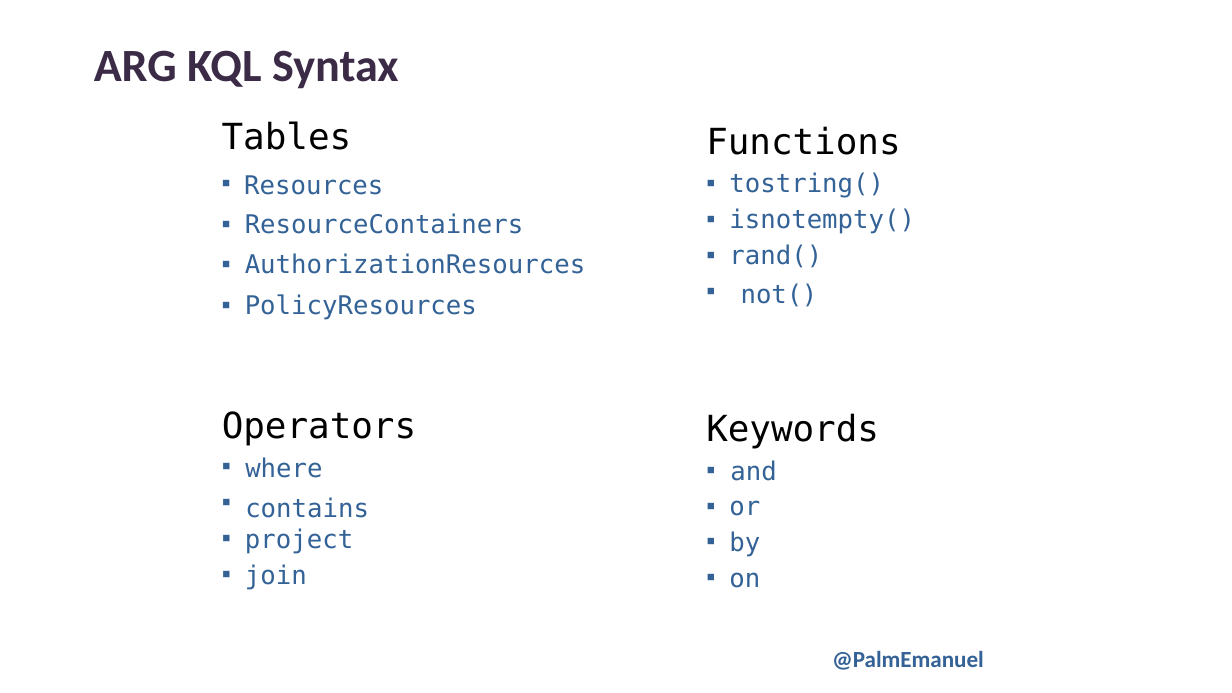
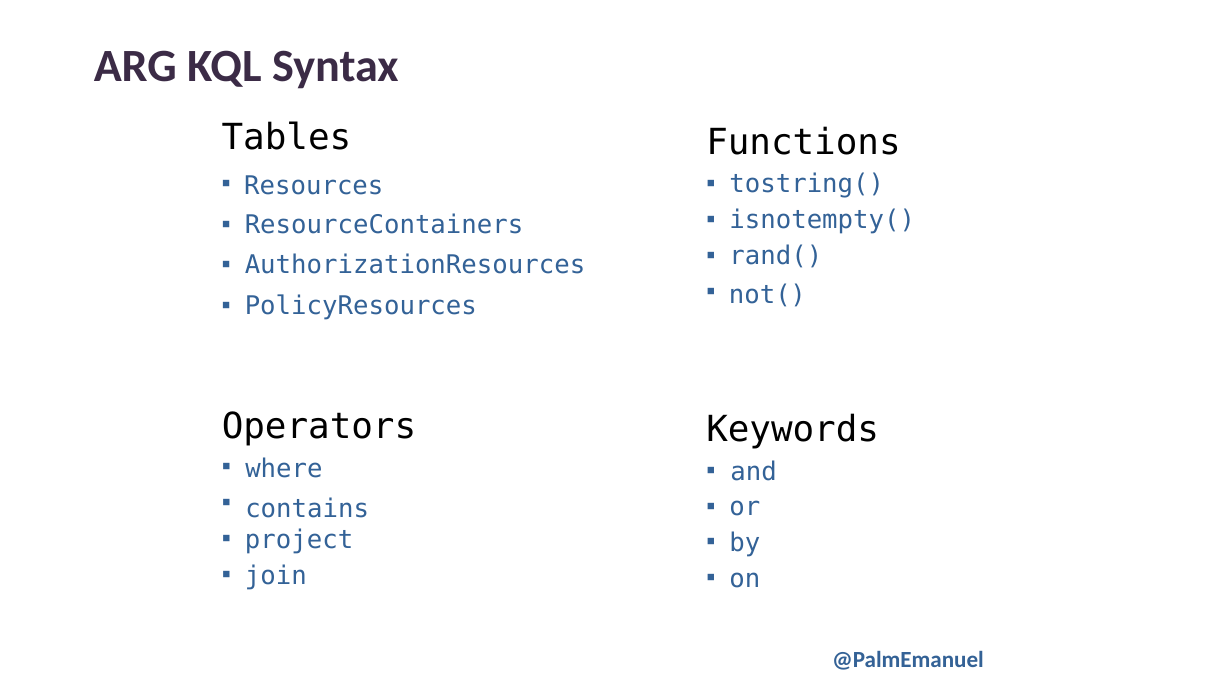
Before and after one commit to PalmEmanuel/PSConfEU, a slide deck: slide 19 of 2026/AzureResourceGraph/PSCONFEU26_EmanuelPalm_ChartingTheCloudySeaWithARG.pptx. Drawn at 1232x693 pixels with LibreOffice and Linux fonts; fonts in the diff are those of the drawing; background and template pictures are left out. Boxes give left, top, right and bottom in pixels: in the first picture for what was removed or moved away, otherwise in the second. Text is boxed around its words. In the diff, an @@ line names an element or a change of style, - is before the commit and + after.

```diff
--- a/2026/AzureResourceGraph/PSCONFEU26_EmanuelPalm_ChartingTheCloudySeaWithARG.pptx
+++ b/2026/AzureResourceGraph/PSCONFEU26_EmanuelPalm_ChartingTheCloudySeaWithARG.pptx
@@ text "not(": place and size @@
-text "not(" at bbox=[741, 283, 818, 307]
+text "not(" at bbox=[729, 283, 806, 307]
@@ text ")": place and size @@
-text ")" at bbox=[793, 274, 867, 314]
+text ")" at bbox=[781, 274, 855, 314]
```
Also in this commit, not shown: 2 other slides changed.
